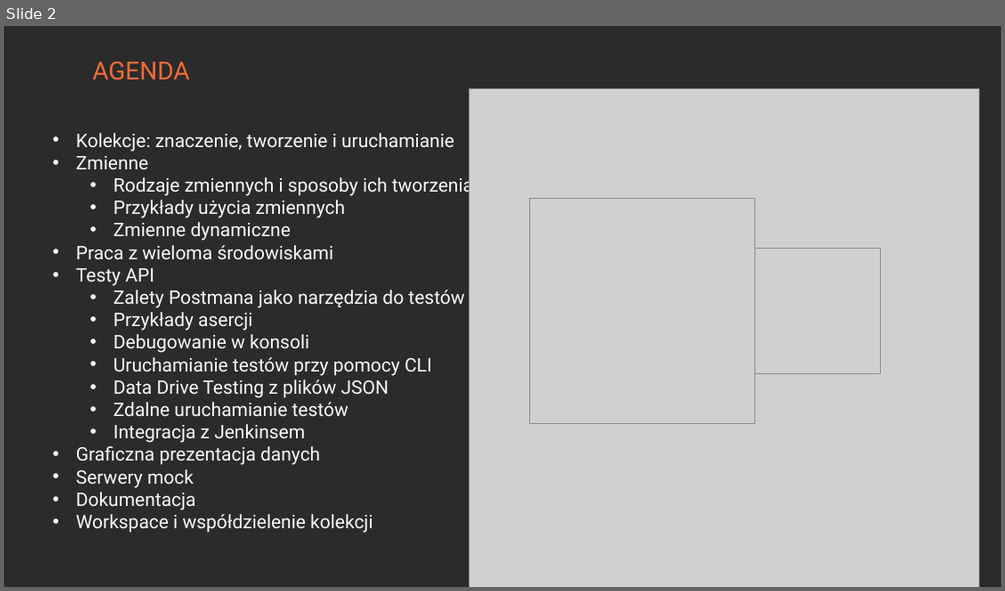
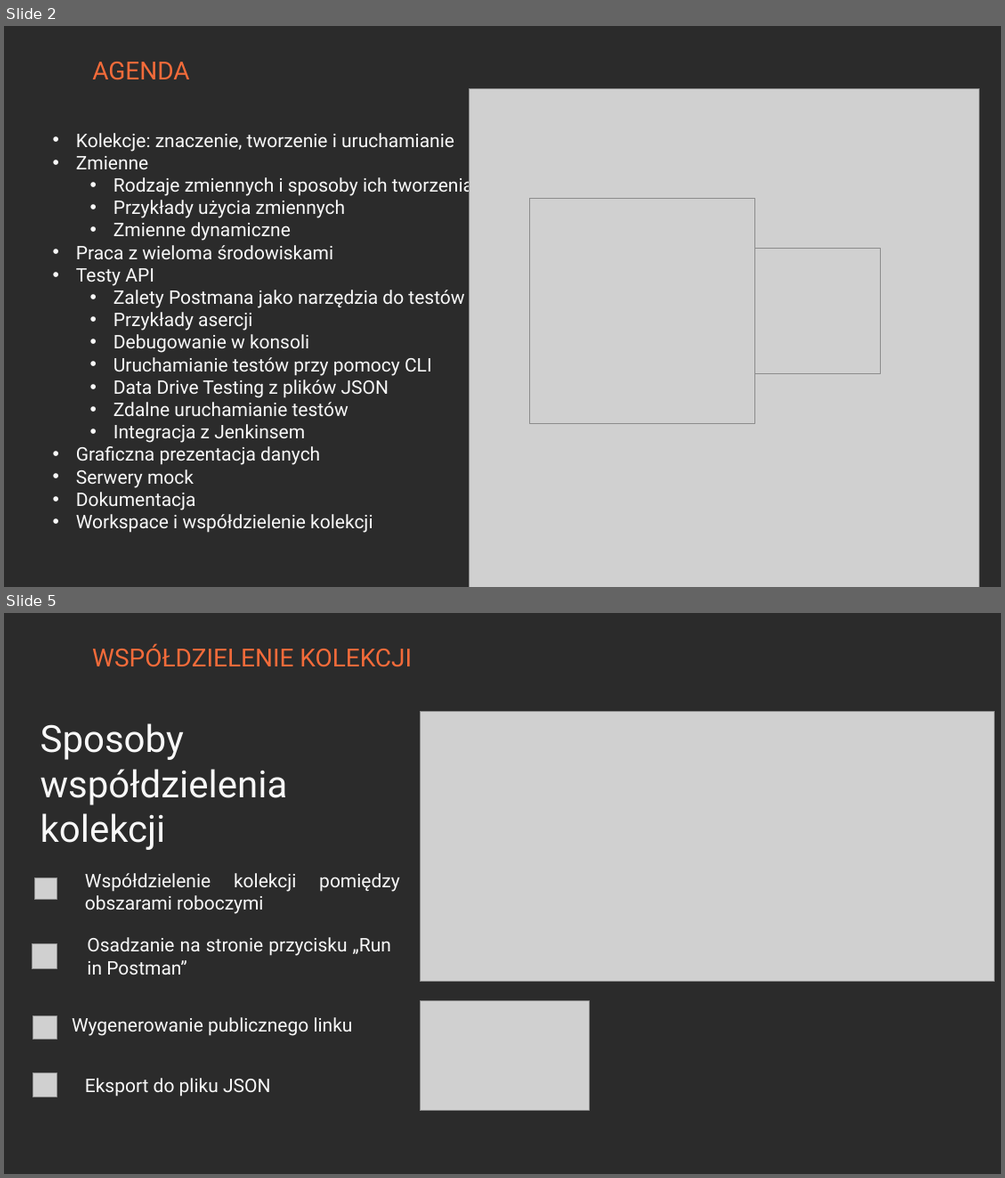
Before and after one commit to jaroslawjusiak/UserManager, a slide deck: Postman.pptx. Shown one above the other, each under a label of ours: slide 2 before the commit, slides 2 and 5 after it; the slides between them are not shown. The pictures are 1005x591 and 1005x1178 pixels, drawn with LibreOffice and Linux fonts; fonts in the diff are those of the drawing; grey boxes stand for pictures; background and template pictures are left out; a plain dark background stands for a picture behind light text. Boxes give left, top, right and bottom in pixels: in the first picture for what was removed or moved away, otherwise in the second. Text is boxed around its words. In the diff, an @@ line names an element or a change of style, - is before the commit and + after.

```diff
--- a/Postman.pptx
+++ b/Postman.pptx
@@ slide 5 added at (4,613,1001,1174), background picture (left out) @@
@@ text added at (92,643,412,667), 24 pt, text #F36B3A @@
+WSPÓŁDZIELENIE KOLEKCJI
@@ picture added at (420,712,995,981) @@
@@ text added at (40,723,288,850), 36 pt, text #F8F8F8 @@
+Sposoby współdzielenia kolekcji
@@ picture added at (34,877,57,900) @@
@@ text added at (85,873,296,914), 18 pt, text #F8F8F8 @@
+Współdzielenie kolekcji pomiędzy obszarami roboczymi
@@ picture added at (32,944,57,969) @@
@@ text added at (87,937,391,974), 18 pt, text #F8F8F8 @@
+Osadzanie na stronie przycisku „Run in Postman”
@@ picture added at (420,1001,589,1111) @@
@@ picture added at (33,1015,57,1038) @@
@@ text added at (72,1017,353,1036), 18 pt, text #F8F8F8 @@
+Wygenerowanie publicznego linku
@@ picture added at (33,1073,57,1097) @@
@@ text added at (85,1078,270,1096), 18 pt, text #F8F8F8 @@
+Eksport do pliku JSON
```
Also in this commit, not shown: 2 other slides added, 1 slide removed.
